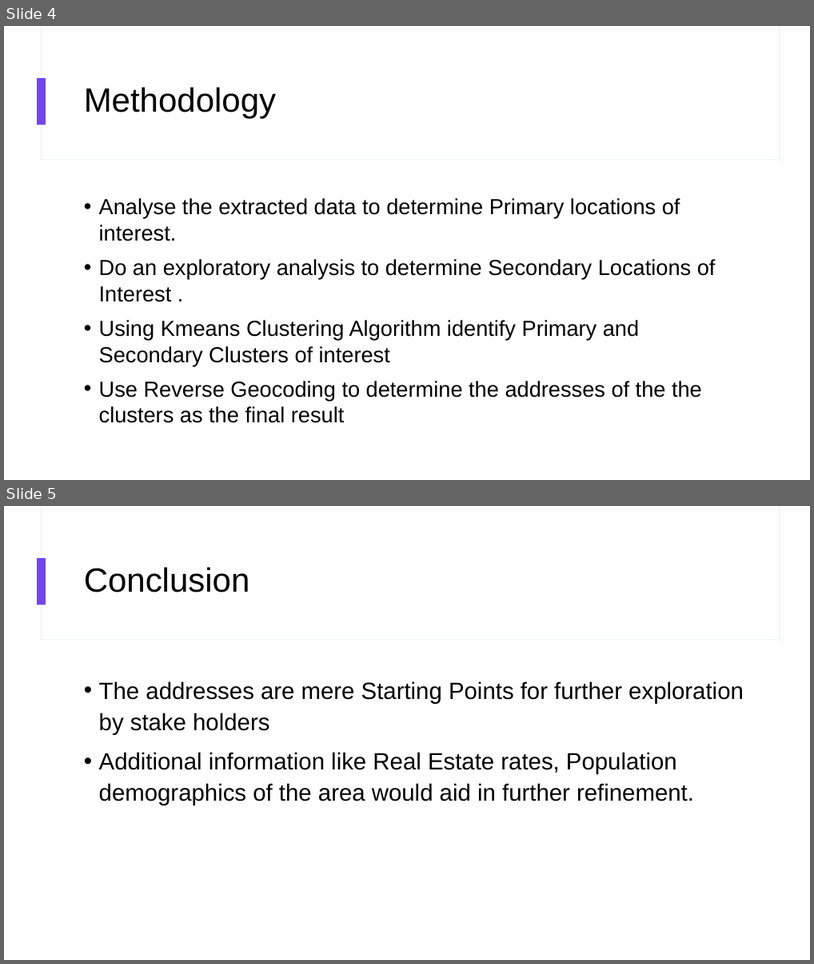
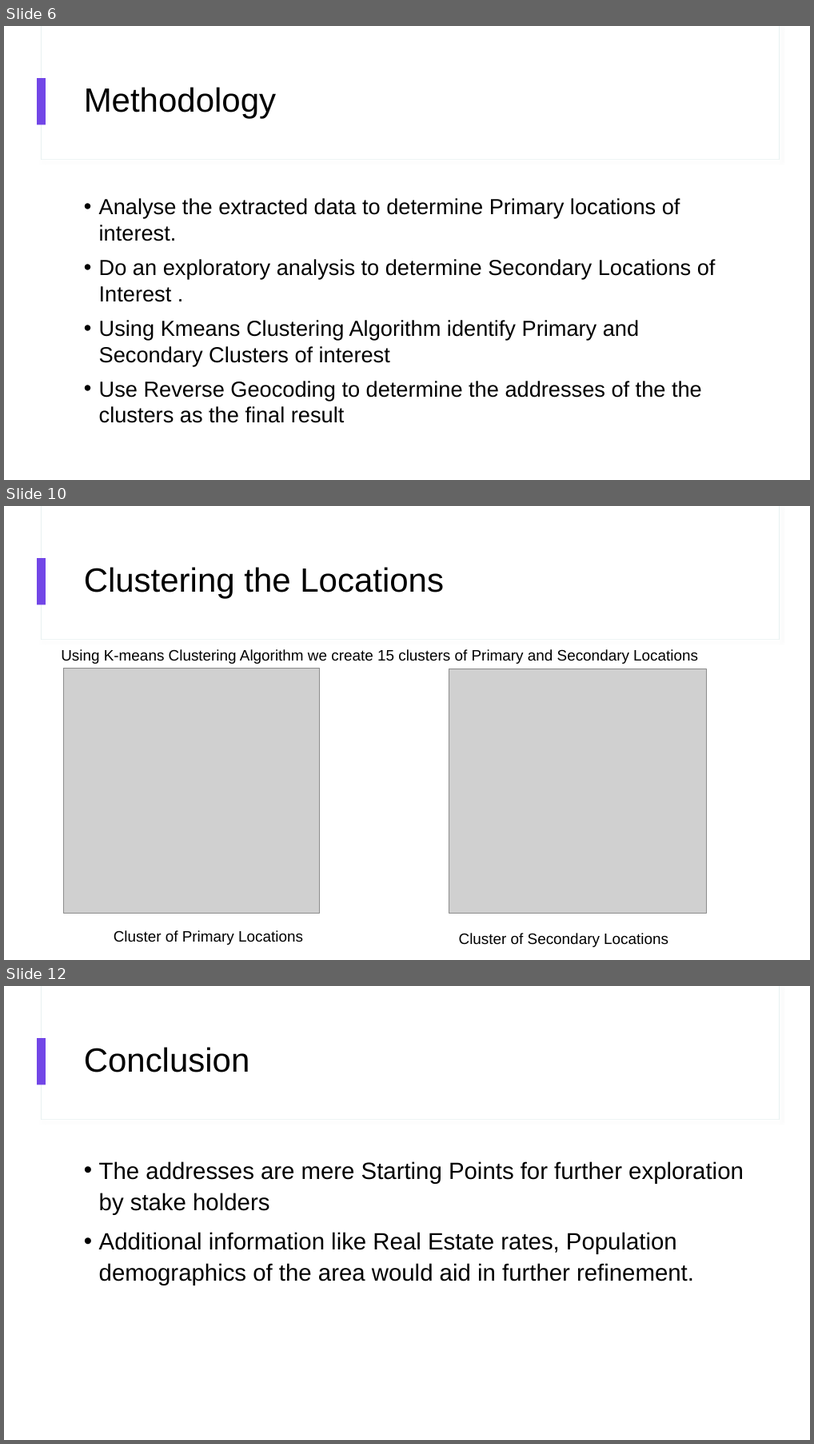
Before and after one commit to SwapneelPM/Coursera_Capstone, a slide deck: Battle of Neighborhoods.pptx. Shown one above the other, each under a label of ours: slides 4 and 5 before the commit, slides 6, 10 and 12 after it; the slides between them are not shown. The pictures are 814x964 and 814x1444 pixels, drawn with LibreOffice and Linux fonts; fonts in the diff are those of the drawing; grey boxes stand for pictures. Boxes give left, top, right and bottom in pixels: in the first picture for what was removed or moved away, otherwise in the second. Text is boxed around its words. In the diff, an @@ line names an element or a change of style, - is before the commit and + after.

```diff
--- a/Battle of Neighborhoods.pptx
+++ b/Battle of Neighborhoods.pptx
@@ slide 10 added at (4, 506, 810, 960), background #FFFFFF; not listed: 3 template elements that a slide beside it also shows @@
@@ title added at (84, 567, 444, 599), 40 pt, text #000000 @@
+Clustering the Locations
@@ text added at (61, 649, 698, 664), 18 pt, text #000000 @@
+Using K-means Clustering Algorithm we create 15 clusters of Primary and Secondary Locations
@@ picture added at (64, 668, 320, 912) @@
@@ picture added at (450, 668, 706, 912) @@
@@ text added at (114, 930, 303, 944), 18 pt, text #000000 @@
+Cluster of Primary Locations
@@ text added at (459, 932, 669, 947), 18 pt, text #000000 @@
+Cluster of Secondary Locations
@@ what was slide 4 is now slide 6 @@
@@ what was slide 5 is now slide 12 @@
```
Also in this commit, not shown: 6 other slides added, 1 other file.
